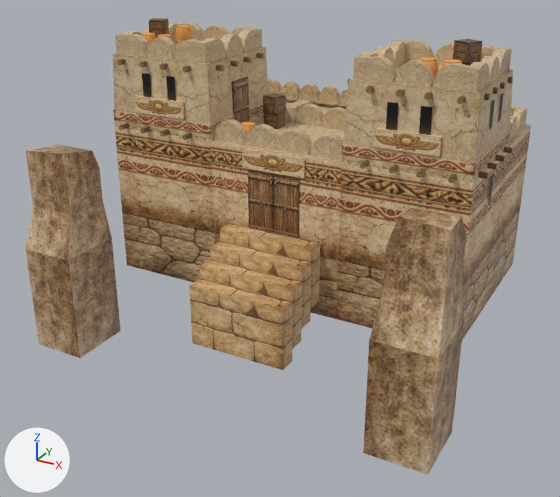
The COLLADA model art/meshes/structural/hitites/cc.dae: old version first, new version second.
Both versions are drawn from a 50 mm lens placed at (0.294, -0.559, 0.265), pointed at (-0.003, -0.02, -0.005). The axes (+X, +Y, +Z) are drawn at lower left. The lights are the same throughout. The older version comes first. Vertices at exactly the same position are counted once.

Names of what the first picture shows: 'cc'.
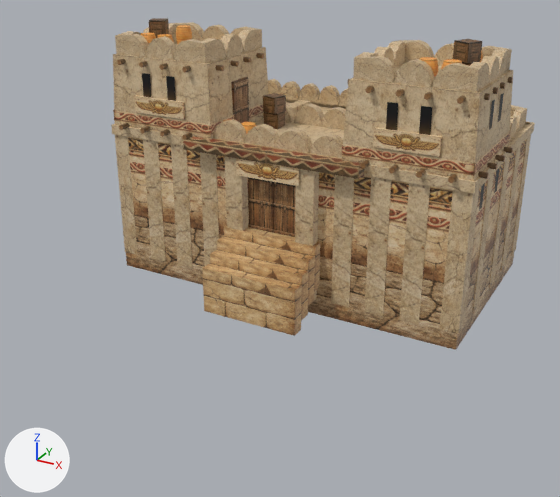
Location of each change, (x1, y1, x2, y2) in pixels of the pictures (560 x 497 px; the box of a moved part takes in the faces that stretch with it):
```json
{"object": "cc", "change": "reshaped", "before": [25, 18, 531, 475], "after": [111, 18, 535, 350], "on screen": "16% narrower, 27% shorter"}
{"part": 1, "of": "me_cube_001", "change": "moved or reshaped", "before": [220, 223, 320, 309], "after": [224, 226, 320, 291]}
{"part": 2, "of": "me_cube_001", "change": "moved or reshaped", "before": [210, 241, 311, 328], "after": [217, 236, 315, 305]}
{"part": 3, "of": "me_cube_001", "change": "moved or reshaped", "before": [200, 259, 302, 349], "after": [210, 249, 308, 321]}
{"part": 4, "of": "me_cube_001", "change": "moved or reshaped", "before": [189, 278, 293, 370], "after": [202, 263, 302, 336]}
{"part": 5, "of": "me_cube_001", "change": "moved or reshaped", "before": [488, 174, 494, 202], "after": [494, 167, 500, 193]}
{"part": 6, "of": "me_cube_001", "change": "moved or reshaped", "after": [479, 183, 485, 210], "on screen": "not visible before"}
{"part": 7, "of": "me_cube_001", "change": "deleted", "before": [25, 100, 466, 475], "on screen": "brown"}
{"part": 8, "of": "me_cube_001", "change": "built on", "before": [242, 149, 304, 178], "after": [111, 99, 535, 334]}
```

Edits to the scene script, one JSON object a line:
```json
{"block": "me_cube_001", "where": "# used by ob_cc; location = (0.0, 0.0, 0.0)"}
{"op": "remove", "block": "me_cube_001", "code": "me_cube_001.from_pydata(...)  # 2608 vertices, 3670 faces; spans x -0.178..0.178, y -0.142..0.153, z -0.087..0.176"}
{"op": "add", "block": "me_cube_001", "code": "me_cube_001.from_pydata(...)  # 2682 vertices, 3658 faces; spans x -0.168..0.168, y -0.08..0.15, z -0.05..0.176"}
{"block": "me_cube_001", "change": "me_cube_001 part 1: the loose piece of 11 vertices spanning x -0.043..0.043, y -0.052..-0.036, z -0.037..0.017 is scaled about its middle by (1, 0.727, 0.748), then moved by (0.0, 0.004, 0.007)"}
{"block": "me_cube_001", "change": "me_cube_001 part 2: the loose piece of 11 vertices spanning x -0.043..0.043, y -0.068..-0.052, z -0.048..0.006 is scaled about its middle by (1, 0.727, 0.748), then moved by (0.0, 0.009, 0.009)"}
{"block": "me_cube_001", "change": "me_cube_001 part 3: the loose piece of 11 vertices spanning x -0.043..0.043, y -0.084..-0.068, z -0.059..-0.005 is scaled about its middle by (1, 0.727, 0.748), then moved by (0.0, 0.013, 0.012)"}
{"block": "me_cube_001", "change": "me_cube_001 part 4: the loose piece of 11 vertices spanning x -0.043..0.043, y -0.099..-0.084, z -0.07..-0.016 is scaled about its middle by (1, 0.727, 0.748), then moved by (0.0, 0.017, 0.015)"}
{"block": "me_cube_001", "change": "me_cube_001 part 5: the loose piece of 4 vertices spanning x 0.163, y 0.009..0.018, z 0.057..0.078 is moved by (-0.001, 0.022, 0.0)"}
{"block": "me_cube_001", "change": "me_cube_001 part 6: the loose piece of 4 vertices spanning x -0.163, y 0.009..0.018, z 0.057..0.078 is moved by (0.325, -0.021, 0.0)"}
{"block": "me_cube_001", "change": "me_cube_001 part 7: 15 loose pieces with 212 vertices, spanning x -0.178..0.178, y -0.142..0.153, z -0.087..0.088, are deleted"}
{"block": "me_cube_001", "change": "me_cube_001 part 8"}
{"block": "me_cube_001", "change": "4 faces are deleted"}
{"block": "me_cube_001", "change": "158 vertices are added at x -0.164..0.164, y -0.048..0.15, z -0.039..0.088"}
{"block": "me_cube_001", "change": "76 new vertices lie (0.0, 0.0, 0.122) away from vertices in x -0.163..0.163, y -0.045..0.148, z -0.035"}
{"block": "me_cube_001", "change": "32 new vertices lie (0.0, 0.01, 0.0) away from vertices in x -0.122..0.122, y 0.14, z -0.039..0.084"}
{"block": "me_cube_001", "change": "16 new vertices lie (0.0, 0.0, 0.008) away from vertices in x -0.164..0.164, y -0.048..0.15, z 0.08"}
{"block": "me_cube_001", "change": "288 new faces join them"}
{"block": "me_cube_001", "change": "other edits to the shape of me_cube_001 do not show in these pictures"}
```
